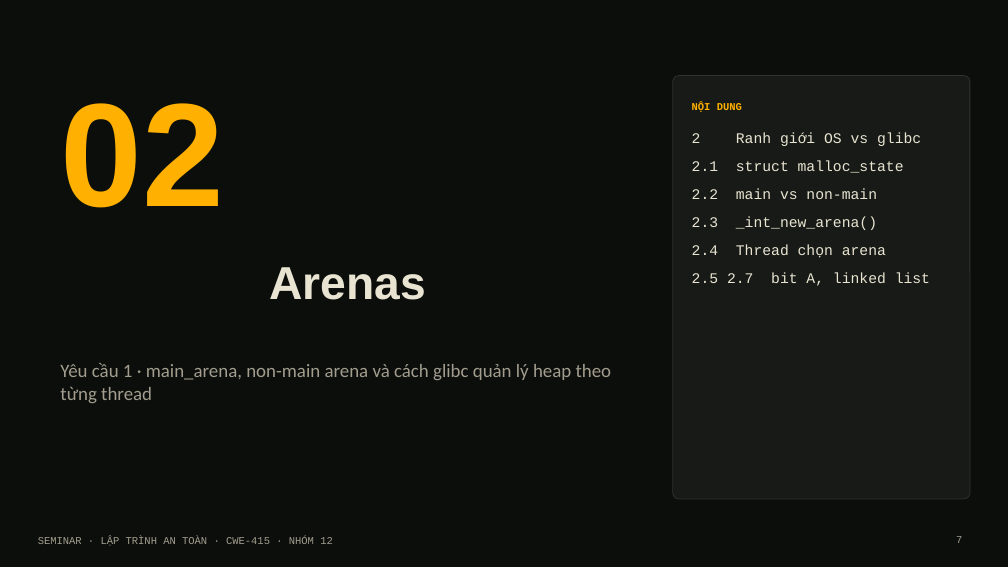
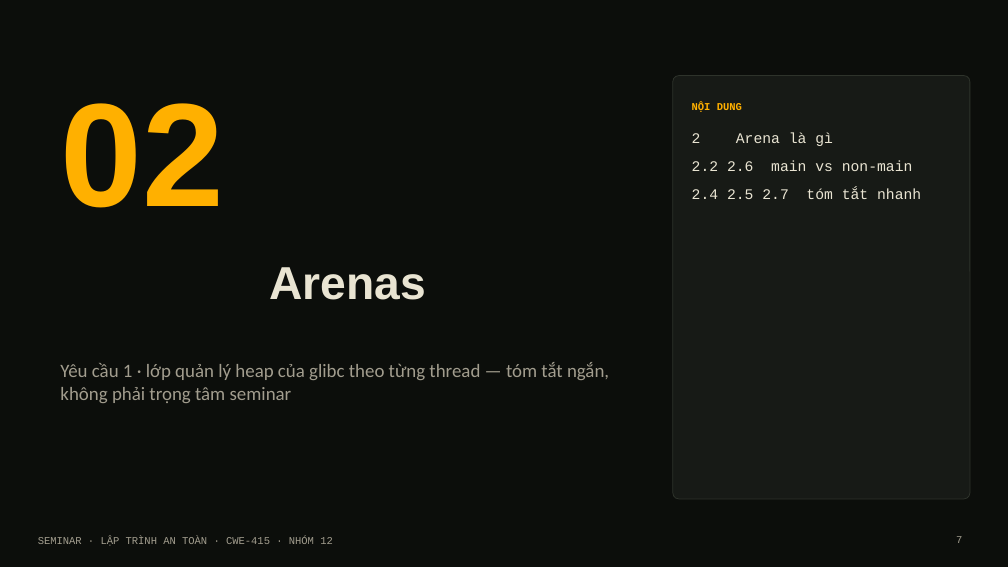
Before and after one commit to Nhan-Laptop/Heap-Double-Free-Attack, a slide deck: slide 7 of Heap-Double-Free-Attack.pptx. Drawn at 1008x567 pixels with LibreOffice and Linux fonts; fonts in the diff are those of the drawing. Boxes give left, top, right and bottom in pixels: in the first picture for what was removed or moved away, otherwise in the second. Text is boxed around its words. In the diff, an @@ line names an element or a change of style, - is before the commit and + after.

Commit message:
build.js: tach phan arena/chunk/tcache theo dung muc readme, gon lai arena
- Them dashed-line cho 2 diagram dung net dut trong readme (3.2, 3.3)
- Ve lai diagram tcache_perthread_struct (4-c) theo dia chi heap thuc te
  thay vi mo hinh "ngan keo" truu tuong
- Tach "02 Arenas" (truoc gom luon chunk/malloc/bins/tcache) thanh 4
  phan rieng: 02 Arenas, 03 Du lieu tren heap, 04 Tcache - dung muc so
  nhu readme
- Gon noi dung arena tu 6 slide xuong 1 slide tom tat (khong phai
  trong tam seminar)
- Danh so lai cac phan con lai (05-10) va cap nhat muc luc, dividers,
  tham chieu noi bo cho khop

```diff
--- a/Heap-Double-Free-Attack.pptx
+++ b/Heap-Double-Free-Attack.pptx
@@ text at <box>692,132,921,199</box>: text changed @@
-2 Ranh giới OS vs glibc
-2.1 struct malloc_state
-2.2 main vs non-main
-2.3 _int_new_arena()
-2.4 Thread chọn arena
-2.5 2.7 bit A, linked list
+2 Arena là gì
+2.2 2.6 main vs non-main
+2.4 2.5 2.7 tóm tắt nhanh
@@ text at <box>60,362,609,403</box>: text changed @@
-Yêu cầu 1 · main_arena, non-main arena và cách glibc quản lý heap theo từng thread
+Yêu cầu 1 · lớp quản lý heap của glibc theo từng thread — tóm tắt ngắn, không phải trọng tâm seminar
```
Also in this commit, not shown: 12 other slides changed, 3 slides added, 6 slides removed, 1 other file.
